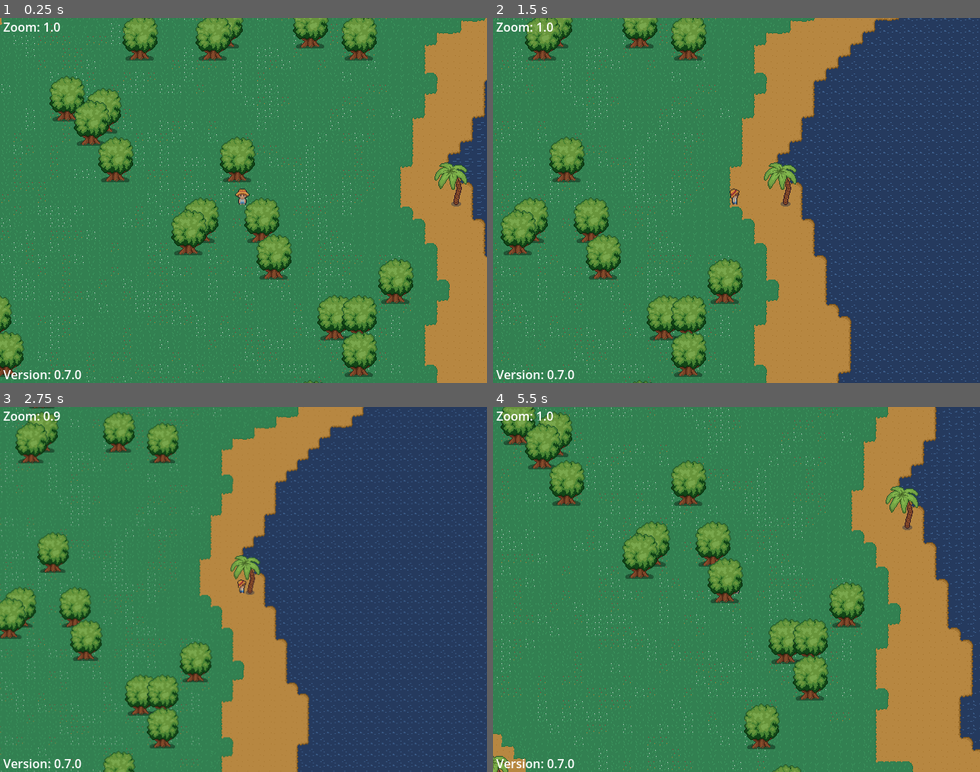
Above: before the commit, frames 1-4 (two rows, left to right).
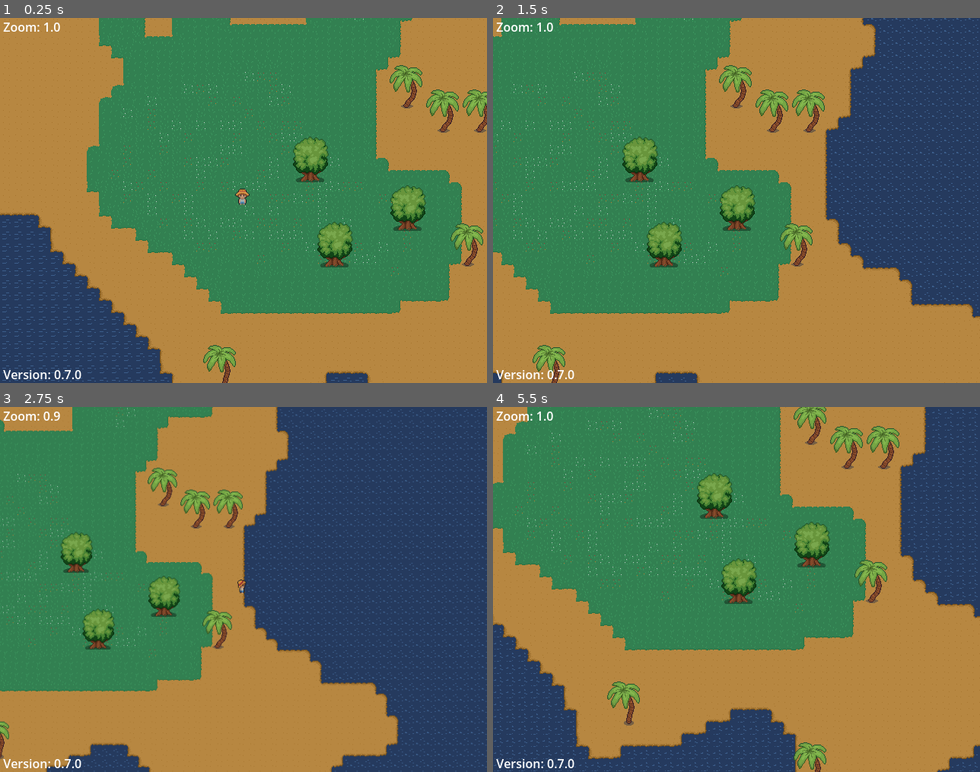
Above: after the commit, the same moments.

Repository: twiederk/PirateGame
Game: Godot game, scene res://world/proc_gen_world.tscn
Two runs of this game, one before a commit and one after it. Both use one fixed random seed, a clock stepped at 60 frames per second and the inputs below.
Inputs (mouse positions are in pixels of both pictures, inside the frame that each line leads up to):
- Up to frame 1 (0.25 s): no input
- Up to frame 2 (1.5 s): tap Enter at 0.5 s; move the mouse to (843, 182) at 0.52 s; hold D (right) 0.53-1.25 s; tap E (board_ship) at 0.6 s; click (843, 182) at 0.67 s; drag from (639, 218) to (712, 273) at 1.27 s
- Up to frame 3 (2.75 s): tap Keypad 0 (zoom_reset) at 2 s; move the mouse to (292, 509) at 2.02 s; hold D (right) from 2.03 s (still down); tap / (zoom_out) at 2.1 s
- Up to frame 4 (5.5 s): release D (right) at 2.75 s; drag from (712, 662) to (590, 534) at 2.77 s; tap Keypad 0 (zoom_reset) at 3.5, 5 s; move the mouse to (882, 644) at 3.52 s; hold A (left) 3.53-4.25 s; tap Alt at 3.6 s; drag from (590, 534) to (663, 498) at 4.27 s; move the mouse to (760, 589) at 5.02 s; hold S (down) from 5.03 s (still down); tap E (board_ship) at 5.1 s; click (760, 589) at 5.17 s

The runs differ from the first frame. In frame 1, 57% of the frame differs, in the area x 0-100%, y 0-100%; in frame 2, 40%; in frame 3, 37%; in frame 4, 52%.

Commit message:
Set global seed to have everything generated the same way, not only the noise textures

Diff:
--- a/godot4/world/proc_gen_world.gd
+++ b/godot4/world/proc_gen_world.gd
@@ -12,7 +12,6 @@
 
 var noise : Noise
 var tree_noise : Noise
-var rng := RandomNumberGenerator.new()
 
 var water_tile = Vector2i(0,1)
 var random_palm_tree_array = [Vector2i(12, 2), Vector2i(15,2) ]
@@ -89,7 +88,7 @@
 
 	if grass_arr.is_empty():
 		return Vector2i.ZERO
-	return grass_arr[rng.randi_range(0, grass_arr.size() - 1)]
+	return grass_arr.pick_random()
 
 
 func _place_sand(noise_val: float, curr_pos: Vector2i) -> void:
@@ -102,7 +101,7 @@
 		grass_arr.append(curr_pos)
 		if noise_val > 0.3:
 			#random grass
-			ground_2_layer.set_cell(curr_pos, 0, random_grass_tile_arr[rng.randi_range(0, random_grass_tile_arr.size() - 1)])
+			ground_2_layer.set_cell(curr_pos, 0, random_grass_tile_arr.pick_random())
 
 
 func _place_cliffs(noise_val: float, curr_pos: Vector2i) -> void:
@@ -126,13 +125,13 @@
 	# setting palm trees on sand, between water and grass
 	if (noise_val > 0.0) and (noise_val < 0.18):
 		if tree_noise_val > 0.92:
-			environment_layer.set_cell(curr_pos, 0, random_palm_tree_array[rng.randi_range(0, random_palm_tree_array.size() - 1)])
+			environment_layer.set_cell(curr_pos, 0, random_palm_tree_array.pick_random())
 
 
 func _generate_seed() -> void:
 	if seed_value == 0:
 		seed_value = randi()
-	rng.seed = seed_value
+	seed(seed_value)
 	noise.seed = seed_value
 	tree_noise.seed = seed_value
 
--- a/godot4/world/proc_gen_world.tscn
+++ b/godot4/world/proc_gen_world.tscn
@@ -35,7 +35,7 @@
 script = ExtResource("1_p51ow")
 noise_texture = SubResource("NoiseTexture2D_8ve5r")
 tree_noise_texture = SubResource("NoiseTexture2D_0a6k0")
-seed_value = 1
+seed_value = -57
 
 [node name="TileMap" type="Node2D" parent="." unique_id=1456979477]
 y_sort_enabled = true
